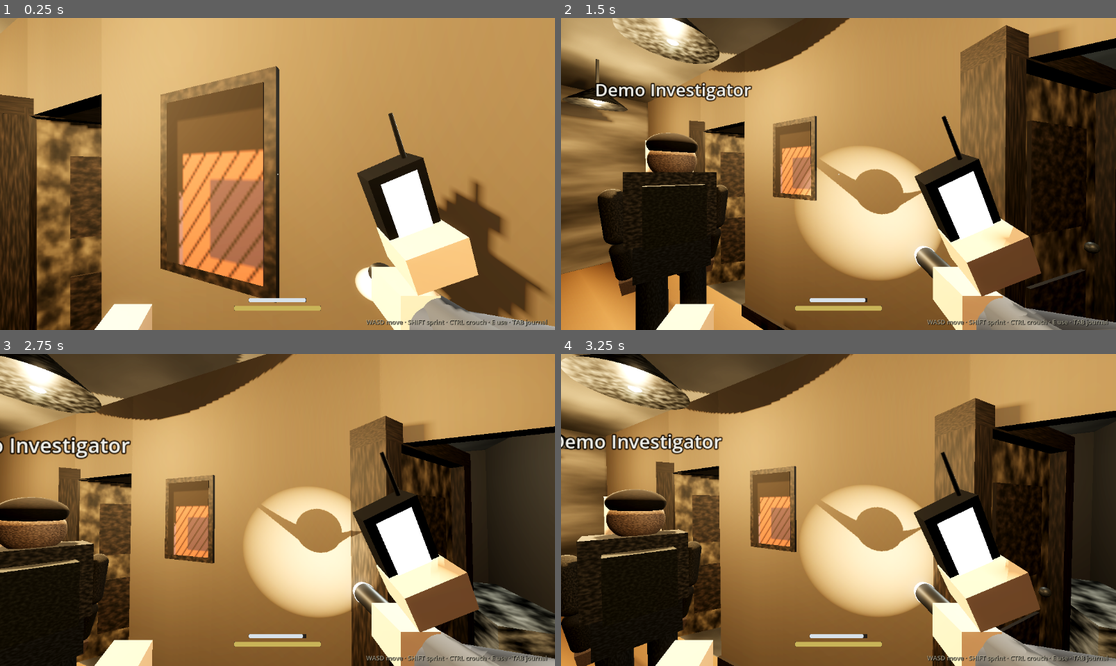
Above: before the commit, frames 1-4 (two rows, left to right).
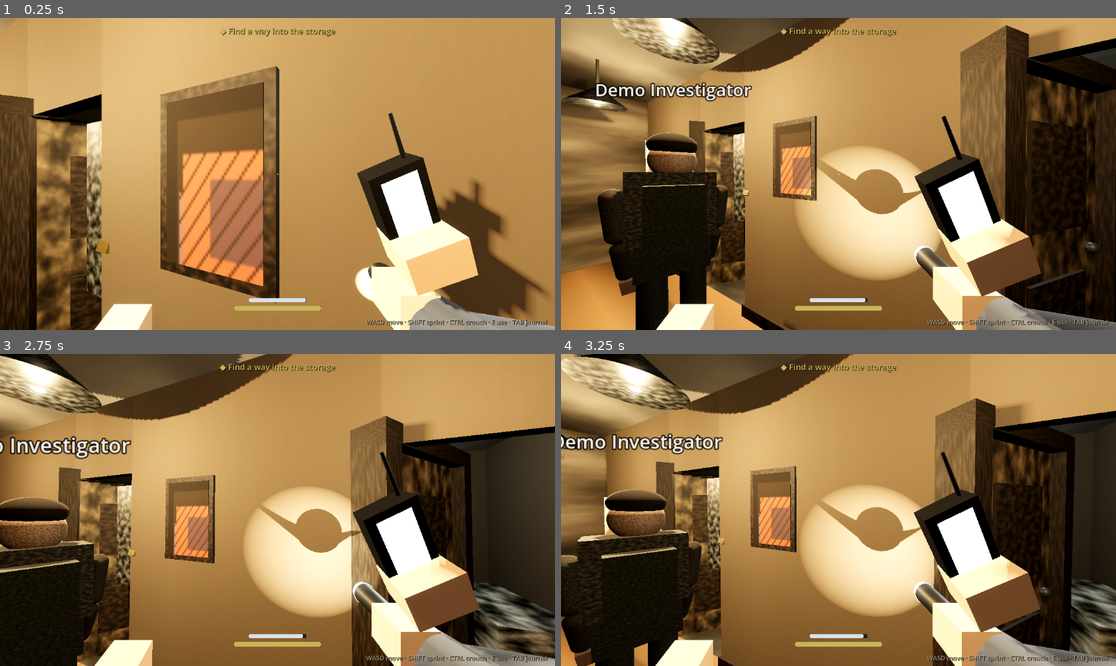
Above: after the commit, the same moments.

Repository: blastbeng/ProjectSpecterV2
Game: Godot game, scene res://scenes/match.tscn
The game is run twice, just before and just after one commit, with the same random seed, the same clock (stepped at 60 frames per second) and the same inputs. This scene is started directly instead of the project's main scene.
Inputs (mouse positions are in pixels of both pictures, inside the frame that each line leads up to):
- Up to frame 1 (0.25 s): no input
- Up to frame 2 (1.5 s): tap Enter (ui_accept) at 0.5, 0.77 s; move the mouse to (866, 174) at 0.52 s; hold Up (ui_up) from 0.53 s (still down); tap Q at 0.6 s; click (866, 174) at 0.67 s; move the mouse to (810, 174) at 1.27 s; tap Ctrl at 1.35 s
- Up to frame 3 (2.75 s): keep holding Up (ui_up); tap Enter (ui_accept) at 1.52 s; move the mouse to (288, 503) at 2.02 s; hold Shift from 2.03 s (still down)
- Up to frame 4 (3.25 s): keep holding Up (ui_up); move the mouse to (832, 516) at 2.77 s; release Shift at 2.78 s; tap Alt at 2.85 s; click (832, 516) at 2.92 s; tap Enter (ui_accept) at 3.02 s

The runs differ from the first frame. In frame 1, 1.5% of the frame differs, in the area x 15-61%, y 3-90%; in frame 2, 0.7%; in frame 3, 1.7%; in frame 4, 1.9%, in the area x 0-100%, y 0-100%.

Commit message:
feat: objective pipeline -- locked room entry, breaker panel (power up sfx), extraction gate activation, 60s escape countdown, HUD tracker+timer

Diff:
--- a/scripts/audio/sfx_generator.gd
+++ b/scripts/audio/sfx_generator.gd
@@ -55,6 +55,38 @@
 		var noise := rng.randf_range(-1.0, 1.0) * (1.0 - t / duration) * 0.35
 		noise *= 0.5 + 0.5 * sin(t * 210.0)
 		samples[i] = clampf(thump + noise, -1.0, 1.0)
+	return _to_wav(samples)
+
+
+## Objective "power restored": rising two-tone hum + relay thunk (Vision 6).
+static func power_up(seed_value := 1) -> AudioStreamWAV:
+	var rng := RandomNumberGenerator.new()
+	rng.seed = 700 + absi(seed_value)
+	var duration := 1.1
+	var n := int(duration * RATE)
+	var samples := PackedFloat32Array()
+	samples.resize(n)
+	var phase := 0.0
+	var phase2 := 0.0
+	for i in n:
+		var t := float(i) / RATE
+		# Rising hum: 55 -> 110 Hz with a fifth layered in halfway.
+		var f := 55.0 + 55.0 * minf(t / duration, 1.0)
+		phase += TAU * f / RATE
+		phase2 += TAU * f * 1.5 / RATE
+		var hum := sin(phase) * 0.4
+		var fifth := sin(phase2) * 0.22 * (0.0 if t < 0.45 else minf((t - 0.45) / 0.2, 1.0))
+		# Envelope: ramp up, hold, decay at the tail.
+		var env := minf(t / 0.15, 1.0)
+		if t > duration - 0.25:
+			env *= (duration - t) / 0.25
+		# Relay thunk at t = 0.62 s.
+		var thunk := 0.0
+		if t > 0.6 and t < 0.66:
+			thunk = sin(TAU * 90.0 * (t - 0.6)) * (0.66 - t) * 6.0
+		# Faint machine fizz.
+		var fizz := rng.randf_range(-1.0, 1.0) * 0.03 * env
+		samples[i] = clampf((hum + fifth + thunk) * env + fizz, -1.0, 1.0)
 	return _to_wav(samples)
 
 
--- /dev/null
+++ b/scripts/gameplay/breaker_panel.gd
@@ -0,0 +1,130 @@
+class_name BreakerPanel
+extends StaticBody3D
+## "Restore power" objective (Vision 6): a wall breaker panel inside the
+## seed-locked room. Interacting flips the main breaker — lever rotates,
+## screen texture turns green, a rising power-up sound plays, and the
+## locked hall door into this room unlocks. Match listens to power_restored.
+
+signal power_restored
+
+var _screen: MeshInstance3D
+var _screen_mat: StandardMaterial3D
+var _lever: Node3D
+var _flipped := false
+var _audio: AudioStreamPlayer3D
+var _on_stream: AudioStreamWAV
+
+
+func _init() -> void:
+	_build_panel()
+
+
+func _build_panel() -> void:
+	# Steel cabinet: 0.7 x 1.0 x 0.18 at chest height (Vision 5.3 scale).
+	var steel := MaterialFactory.metal()
+	var body := MeshInstance3D.new()
+	var bm := BoxMesh.new()
+	bm.size = Vector3(0.7, 1.0, 0.18)
+	body.mesh = bm
+	body.material_override = steel
+	body.position = Vector3(0, 1.45, 0)
+	add_child(body)
+
+	var cs := CollisionShape3D.new()
+	var shape := BoxShape3D.new()
+	shape.size = Vector3(0.78, 1.08, 0.26)
+	cs.shape = shape
+	cs.position = Vector3(0, 1.45, 0)
+	add_child(cs)
+
+	# Dark screen with a thin bezel; switches to green on restore.
+	_screen = MeshInstance3D.new()
+	var sm := BoxMesh.new()
+	sm.size = Vector3(0.5, 0.36, 0.02)
+	_screen.mesh = sm
+	_screen.material_override = _screen_mat_off()
+	_screen.position = Vector3(0, 1.66, 0.1)
+	add_child(_screen)
+
+	# Row of breaker switches (red handled), flip to upright on restore.
+	var red := MaterialFactory.grime(Color("8a2020"), 0.55, 0.2)
+	for i in 4:
+		var sw := MeshInstance3D.new()
+		var swm := BoxMesh.new()
+		swm.size = Vector3(0.07, 0.16, 0.06)
+		sw.mesh = swm
+		sw.material_override = red
+		sw.position = Vector3(-0.18 + 0.12 * i, 1.28, 0.1)
+		add_child(sw)
+
+	# Main lever on a pivot at its base; rotates -70 -> 0 deg on flip.
+	_lever = Node3D.new()
+	_lever.position = Vector3(0.0, 1.2, 0.1)
+	add_child(_lever)
+	var stick := MeshInstance3D.new()
+	var stm := BoxMesh.new()
+	stm.size = Vector3(0.05, 0.26, 0.05)
+	stick.mesh = stm
+	stick.material_override = MaterialFactory.metal()
+	stick.position = Vector3(0, 0.13, 0)
+	_lever.add_child(stick)
+	var grip := MeshInstance3D.new()
+	var gm := BoxMesh.new()
+	gm.size = Vector3(0.09, 0.05, 0.06)
+	grip.mesh = gm
+	grip.material_override = MaterialFactory.grime(Color("c9b458").darkened(0.3), 0.4, 0.3)
+	grip.position = Vector3(0, 0.26, 0)
+	_lever.add_child(grip)
+	_lever.rotation.x = deg_to_rad(-70.0)  # tripped (down) pose
+
+
+func _screen_mat_off() -> StandardMaterial3D:
+	var m := StandardMaterial3D.new()
+	m.albedo_color = Color("101418")
+	m.emission_enabled = true
+	m.emission = Color("3a1010")
+	m.emission_energy_multiplier = 1.2
+	m.roughness = 0.35
+	return m
+
+
+func _screen_mat_on() -> StandardMaterial3D:
+	var m := StandardMaterial3D.new()
+	m.albedo_color = Color("0e1a10")
+	m.emission_enabled = true
+	m.emission = Color("2f9e44")
+	m.emission_energy_multiplier = 2.2
+	m.roughness = 0.35
+	return m
+
+
+func _ready() -> void:
+	_on_stream = SfxGenerator.power_up(1)
+	_audio = AudioStreamPlayer3D.new()
+	_audio.stream = _on_stream
+	_audio.position = Vector3(0, 1.5, 0.2)
+	_audio.max_db = 6.0
+	add_child(_audio)
+
+
+func is_restored() -> bool:
+	return _flipped
+
+
+func interaction_prompt() -> String:
+	if _flipped:
+		return ""
+	return "E — restore power"
+
+
+func interact() -> void:
+	if _flipped:
+		return
+	_flipped = true
+	_screen.material_override = _screen_mat_on()
+	var tw := create_tween()
+	tw.tween_property(_lever, "rotation:x", 0.0, 0.35) \
+		.set_trans(Tween.TRANS_BACK).set_ease(Tween.EASE_OUT)
+	_audio.pitch_scale = randf_range(0.95, 1.05)
+	_audio.play()
+	power_restored.emit()
--- /dev/null
+++ b/scripts/gameplay/extraction_gate.gd
@@ -0,0 +1,161 @@
+class_name ExtractionGate
+extends StaticBody3D
+## Extraction gate (Vision 6 loop end): a marked doorway device in the hall.
+## Inactive = red emissive sign, solid frame blocker. activate() flips the
+## sign green and lets the player interact to start the escape countdown;
+## Match owns the timer (HUD) and the escape outcome.
+
+signal extraction_started
+
+var _active := false
+var _started := false
+var _sign_mat: StandardMaterial3D
+var _sign: MeshInstance3D
+var _barrier: StaticBody3D
+var _audio: AudioStreamPlayer3D
+var _beep: AudioStreamWAV
+var _led_mat: StandardMaterial3D
+
+
+func _init() -> void:
+	# Frame: two jambs + head, warm trim; stands free in the hall.
+	var trim := MaterialFactory.trim()
+	var metal := MaterialFactory.metal()
+	for jx in [-0.62, 0.62]:
+		var jamb := MeshInstance3D.new()
+		var jm := BoxMesh.new()
+		jm.size = Vector3(0.16, 2.5, 0.22)
+		jamb.mesh = jm
+		jamb.material_override = trim
+		jamb.position = Vector3(jx, 1.25, 0)
+		add_child(jamb)
+	var head := MeshInstance3D.new()
+	var hm := BoxMesh.new()
+	hm.size = Vector3(1.56, 0.18, 0.22)
+	head.mesh = hm
+	head.material_override = trim
+	head.position = Vector3(0, 2.5, 0)
+	add_child(head)
+
+	# Emissive sign plate above the head: red standby / green live.
+	_sign = MeshInstance3D.new()
+	var sm := BoxMesh.new()
+	sm.size = Vector3(0.9, 0.24, 0.05)
+	_sign.mesh = sm
+	_sign_mat = StandardMaterial3D.new()
+	_sign_mat.albedo_color = Color("1a0808")
+	_sign_mat.emission_enabled = true
+	_sign_mat.emission = Color("6e1010")
+	_sign_mat.emission_energy_multiplier = 2.4
+	_sign.material_override = _sign_mat
+	_sign.position = Vector3(0, 2.82, 0)
+	add_child(_sign)
+	# Sign backboard (dark frame).
+	var board := MeshInstance3D.new()
+	var bm := BoxMesh.new()
+	bm.size = Vector3(1.0, 0.3, 0.03)
+	board.mesh = bm
+	board.material_override = metal
+	board.position = Vector3(0, 2.82, -0.02)
+	add_child(board)
+
+	# Device box under the sign on the active side.
+	var device := MeshInstance3D.new()
+	var dm := BoxMesh.new()
+	dm.size = Vector3(0.34, 0.5, 0.16)
+	device.mesh = dm
+	device.material_override = metal
+	device.position = Vector3(0.52, 1.4, 0.14)
+	add_child(device)
+	var led := MeshInstance3D.new()
+	var lm := SphereMesh.new()
+	lm.radius = 0.03
+	lm.height = 0.06
+	led.mesh = lm
+	_led_mat = StandardMaterial3D.new()
+	_led_mat.albedo_color = Color("200808")
+	_led_mat.emission_enabled = true
+	_led_mat.emission = Color("6e1010")
+	_led_mat.emission_energy_multiplier = 2.0
+	led.material_override = _led_mat
+	led.position = Vector3(0.52, 1.62, 0.23)
+	add_child(led)
+
+	# Collision: jamb bars always block; the middle barrier drops on escape.
+	for jx in [-0.52, 0.52]:
+		var jbody := CollisionShape3D.new()
+		var jshape := BoxShape3D.new()
+		jshape.size = Vector3(0.2, 2.5, 0.24)
+		jbody.shape = jshape
+		jbody.position = Vector3(jx, 1.25, 0)
+		add_child(jbody)
+	_barrier = StaticBody3D.new()
+	_barrier.name = "Barrier"
+	var bcs := CollisionShape3D.new()
+	var bshape := BoxShape3D.new()
+	bshape.size = Vector3(0.86, 2.4, 0.14)
+	bcs.shape = bshape
+	bcs.position = Vector3(0, 1.2, 0)
+	_barrier.add_child(bcs)
+	add_child(_barrier)
+	# Device box solid collision.
+	var dcs := CollisionShape3D.new()
+	var dshape := BoxShape3D.new()
+	dshape.size = Vector3(0.36, 0.52, 0.18)
+	dcs.shape = dshape
+	dcs.position = Vector3(0.52, 1.4, 0.14)
+	add_child(dcs)
+
+
+func _ready() -> void:
+	_beep = SfxGenerator.click()
+	_audio = AudioStreamPlayer3D.new()
+	_audio.stream = _beep
+	_audio.position = Vector3(0.52, 1.7, 0.1)
+	_audio.max_db = 4.0
+	add_child(_audio)
+
+
+func is_active() -> bool:
+	return _active
+
+
+func is_started() -> bool:
+	return _started
+
+
+func interaction_prompt() -> String:
+	if _started:
+		return ""
+	if _active:
+		return "E — start extraction countdown"
+	return ""
+
+
+## Objectives complete: sign turns green, countdown can be armed.
+func activate() -> void:
+	if _active or _started:
+		return
+	_active = true
+	_sign_mat.emission = Color("2f9e44")
+	_sign_mat.emission_energy_multiplier = 2.8
+	_led_mat.emission = Color("2f9e44")
+	_audio.pitch_scale = 1.4
+	_audio.play()
+
+
+func interact() -> void:
+	if not _active or _started:
+		return
+	_started = true
+	_barrier.collision_layer = 0  # drop the middle barrier: escape is open
+	_audio.pitch_scale = 1.9
+	_audio.play()
+	extraction_started.emit()
+
+
+func deactivate() -> void:
+	_active = false
+	_sign_mat.emission = Color("6e1010")
+	_sign_mat.emission_energy_multiplier = 2.4
+	_led_mat.emission = Color("6e1010")
--- a/scripts/gameplay/match.gd
+++ b/scripts/gameplay/match.gd
@@ -1,18 +1,27 @@
 extends Node3D
 ## Match scene: assembles night environment, the first dressed room and the
 ## player spawn. Procedural building grows here iteration by iteration.
+## Objective pipeline (Vision 6): get into the locked room -> restore power
+## (unlock) -> arm extraction -> survive a 60 s loud countdown to escape.
 
 const PLAYER_SPAWN := Vector3(2.9, 0.1, 4.1)
 const HOUSE_SEED := 20260831
+const EXTRACT_TIME_S := 60.0
 
 var _hud: MatchHUD
 var _player: PlayerController
 var _journal: Journal
 var _powers: EntityPowers
+var _house: HouseBuilder
 var _demo_avatar: InvestigatorAvatar
+var _extract_gate: ExtractionGate
 # peer id -> remote avatar (Vision 5.2)
 var _remote_avatars := {}
 var _toast_cooldown := 0.0
+# Objective stage machine: "locked_room" -> "power" -> "extract" -> "flee".
+var _stage := "locked_room"
+var _extract_left := 0.0
+var _extract_running := false
 
 
 func _ready() -> void:
@@ -21,6 +30,7 @@
 	var house := HouseBuilder.new()
 	house.seed_value = HOUSE_SEED
 	add_child(house)
+	_house = house
 	_player = PlayerController.new()
 	_player.name = "Player"
 	add_child(_player)
@@ -56,6 +66,14 @@
 	_powers.name = "EntityPowers"
 	add_child(_powers)
 	_powers.setup(house, _player)
+	# Objective pipeline (Vision 6): breaker inside the locked room + the
+	# extraction gate at the hall's west end unlock the escape countdown.
+	if house.breaker != null:
+		house.breaker.power_restored.connect(_on_power_restored)
+	for door in house.doors_for_room(house.locked_room()):
+		(door as InteractableDoor).state_changed.connect(_on_locked_door_opened)
+	_spawn_extract_gate()
+	_hud.set_objective(_objective_text())
 
 
 func _process(delta: float) -> void:
@@ -67,6 +85,66 @@
 		_hud.stamina_bar.value = _player.stamina_ratio()
 		_hud.battery_bar.value = _player.flashlight.battery_ratio()
 		_hud.set_emf(_player.emf.strength, _player.emf.level)
+	if _extract_running:
+		_extract_left -= delta
+		_hud.set_extract_timer(maxf(_extract_left, 0.0))
+		if _extract_left <= 0.0:
+			_extract_running = false
+			_hud.show_extract_failed()
+
+
+func _objective_text() -> String:
+	match _stage:
+		"locked_room":
+			return "Find a way into the %s" % _house.locked_room().to_lower()
+		"power":
+			return "Restore power (breaker is in the %s)" % _house.locked_room().to_lower()
+		"extract":
+			return "Reach the extraction gate (hall, west end)"
+		"flee":
+			return "ESCAPE — through the gate, NOW!"
+	return ""
+
+
+func _on_locked_door_opened(_open: bool) -> void:
+	# The padlocked objective room's door moved; if it is now open and not
+	# locked, the investigators found their way in: advance to power stage.
+	if _stage != "locked_room":
+		return
+	var door := _house.door_to(_house.locked_room())
+	if door != null and not door.is_locked() and door.is_open():
+		_stage = "power"
+		_hud.set_objective(_objective_text())
+
+
+func _on_power_restored() -> void:
+	if _stage == "done":
+		return
+	# Power back: the locked room's door unlocks, extraction activates.
+	for door in _house.doors_for_room(_house.locked_room()):
+		(door as InteractableDoor).unlock()
+	_stage = "extract"
+	_extract_gate.activate()
+	_hud.set_objective(_objective_text())
+	_toast("Power restored — extraction is active")
+
+
+func _on_extraction_started() -> void:
+	_extract_running = true
+	_extract_left = EXTRACT_TIME_S
+	_stage = "flee"
+	_hud.show_extract_countdown(EXTRACT_TIME_S)
+	_hud.set_objective(_objective_text())
+
+
+func _spawn_extract_gate() -> void:
+	_extract_gate = ExtractionGate.new()
+	_extract_gate.name = "ExtractionGate"
+	add_child(_extract_gate)
+	# West end of the hall, facing along the corridor (z-run ends at x=0).
+	_extract_gate.position = Vector3(0.55, 0.0, 3.85)
+	_extract_gate.rotation.y = deg_to_rad(-90.0)
+	_extract_gate.extraction_started.connect(_on_extraction_started)
 	# Drive remote avatars from the latest relayed motion.
 	for id in _remote_avatars:
 		if Net.remote_motion.has(id):
--- a/scripts/procedural/house_builder.gd
+++ b/scripts/procedural/house_builder.gd
@@ -100,6 +100,8 @@
 ## EMF evidence hotspots (Vision 6): seeded points the EMF reader reacts to;
 ## each carries {pos, kind, room} for journal identification later.
 var emf_hotspots: Array = []
+## The "restore power" breaker panel (spawned inside the locked room).
+var breaker: BreakerPanel
 
 ## Door assembly in an X-run doorway. face 0: hinge at west jamb, swings -z.
 ## door_center_x is converted to the opening center (hinge edge + DOOR_W/2).
@@ -540,6 +542,30 @@
 	var door := door_to(_seeded_lock_room)
 	if door != null:
 		door.set_locked(true)
+	_spawn_breaker()
+
+
+## Breaker panel inside the locked room, on a wall away from the doorway
+## (Vision 6 "restore power"): the objective interactable the padlock guards.
+func _spawn_breaker() -> void:
+	var bounds := _room_bounds(_seeded_lock_room)
+	var panel := BreakerPanel.new()
+	panel.name = "BreakerPanel"
+	var face := 0.0
+	var pos := Vector3.ZERO
+	# Mount on the north wall of south rooms (face +z), or the south wall of
+	# north rooms (face -z); hug the wall 1.1 m from the room's west edge.
+	var z_mid := (bounds.position.y + bounds.end.y) / 2.0
+	if _seeded_lock_room in ["Kitchen", "Bedroom"]:
+		pos = Vector3(bounds.position.x + 1.1, 0.0, bounds.end.y - 0.11)
+		face = 180.0
+	else:
+		pos = Vector3(bounds.position.x + 1.1, 0.0, bounds.position.y + 0.11)
+		face = 0.0
+	add_child(panel)
+	panel.position = pos
+	panel.rotation.y = deg_to_rad(face)
+	breaker = panel
 
 
 ## The room whose door starts locked, from the layout seed.
--- a/scripts/ui/match_hud.gd
+++ b/scripts/ui/match_hud.gd
@@ -8,6 +8,8 @@
 var battery_bar: ProgressBar
 var emf_bar: ProgressBar
 var emf_label: Label
+var objective_label: Label
+var extract_label: Label
 
 func _ready() -> void:
 	prompt_label = Label.new()
@@ -119,6 +121,41 @@
 	emf_label.visible = false
 	add_child(emf_label)
 
+	# Objective tracker, top-center (Vision 5.9).
+	objective_label = Label.new()
+	objective_label.text = ""
+	objective_label.anchor_left = 0.5
+	objective_label.anchor_right = 0.5
+	objective_label.anchor_top = 0.0
+	objective_label.anchor_bottom = 0.0
+	objective_label.grow_horizontal = Control.GROW_DIRECTION_BOTH
+	objective_label.offset_top = 14.0
+	objective_label.horizontal_alignment = HORIZONTAL_ALIGNMENT_CENTER
+	objective_label.add_theme_font_size_override("font_size", 17)
+	objective_label.add_theme_color_override("font_color", Color("c9b458"))
+	objective_label.add_theme_color_override("font_shadow_color", Color(0, 0, 0, 0.8))
+	objective_label.add_theme_constant_override("shadow_offset_x", 1)
+	objective_label.add_theme_constant_override("shadow_offset_y", 1)
+	add_child(objective_label)
+
+	# Extraction countdown, big and alarming, appears under the objective.
+	extract_label = Label.new()
+	extract_label.text = ""
+	extract_label.anchor_left = 0.5
+	extract_label.anchor_right = 0.5
+	extract_label.anchor_top = 0.0
+	extract_label.anchor_bottom = 0.0
+	extract_label.grow_horizontal = Control.GROW_DIRECTION_BOTH
+	extract_label.offset_top = 40.0
+	extract_label.horizontal_alignment = HORIZONTAL_ALIGNMENT_CENTER
+	extract_label.add_theme_font_size_override("font_size", 30)
+	extract_label.add_theme_color_override("font_color", Color("d84a3a"))
+	extract_label.add_theme_color_override("font_shadow_color", Color(0, 0, 0, 0.85))
+	extract_label.add_theme_constant_override("shadow_offset_x", 2)
+	extract_label.add_theme_constant_override("shadow_offset_y", 2)
+	extract_label.visible = false
+	add_child(extract_label)
+
 	# Bottom-right hint line (Vision 5.9 HUD) — mirrors keybinds to the player.
 	var hint := Label.new()
 	hint.text = "WASD move · SHIFT sprint · CTRL crouch · E use · TAB journal"
@@ -147,3 +184,24 @@
 func set_emf(strength01: float, level5: int) -> void:
 	emf_bar.value = clampf(strength01, 0.0, 1.0)
 	emf_label.text = "LV %d" % level5 if strength01 > 0.02 else ""
+
+
+## Objective tracker line, top-center.
+func set_objective(text: String) -> void:
+	objective_label.text = "◆ %s" % text if text != "" else ""
+
+
+## Loud countdown under the objective once extraction is armed.
+func show_extract_countdown(seconds: float) -> void:
+	extract_label.visible = true
+	extract_label.add_theme_color_override("font_color", Color("d84a3a"))
+	set_extract_timer(seconds)
+
+
+func set_extract_timer(seconds: float) -> void:
+	extract_label.text = "ESCAPE IN %d" % int(ceilf(seconds))
+
+
+func show_extract_failed() -> void:
+	extract_label.text = "EXTRACTION LOST"
+	extract_label.add_theme_color_override("font_color", Color("8a2020"))
--- /dev/null
+++ b/tests/test_objectives.gd
@@ -0,0 +1,113 @@
+extends SceneTree
+## Objective pipeline headless check (Vision 6):
+## locked room door -> breaker inside -> door unlocks, extraction activates;
+## gate interact -> countdown starts and ticks; timer expiry flags failure.
+
+const MATCH_SCENE := "res://scenes/match.tscn"
+const PASS_S := "TEST_OBJECTIVES_RESULT=PASS"
+const FAIL_S := "TEST_OBJECTIVES_RESULT=FAIL"
+
+
+func _init() -> void:
+	call_deferred("_run")
+
+
+func _fail(msg: String) -> void:
+	print(FAIL_S, " ", msg)
+	quit(1)
+
+
+func _run() -> void:
+	var scene: Node = (load(MATCH_SCENE) as PackedScene).instantiate()
+	root.add_child(scene)
+	for i in 6:
+		await process_frame
+
+	var match_node: Node = root.get_node("Match")
+	var house: HouseBuilder = null
+	for child in match_node.get_children():
+		if child is HouseBuilder:
+			house = child
+	var hud: MatchHUD = null
+	var gate: ExtractionGate = null
+	for child in match_node.get_children():
+		if child is MatchHUD:
+			hud = child
+		if child is ExtractionGate:
+			gate = child
+	if house == null or hud == null or gate == null:
+		_fail("missing house/hud/extraction gate")
+		return
+
+	# --- stage 1: locked room door is padlocked at start ---
+	var lock_room := house.locked_room()
+	if lock_room == "":
+		_fail("no seed-locked room")
+		return
+	var door := house.door_to(lock_room)
+	if door == null or not door.is_locked():
+		_fail("locked room door is not locked")
+		return
+	if not hud.objective_label.text.contains("way into"):
+		_fail("objective line wrong at start: '%s'" % hud.objective_label.text)
+		return
+
+	# --- stage 1 -> 2: opening the (unlocked-by-test) door advances stage ---
+	door.unlock()  # in-game the entity/key flow unlocks; here direct
+	door.interact()  # open fires state_changed(true) -> match advances
+	for i in 5:
+		await process_frame
+	if match_node._stage != "power":
+		_fail("stage did not advance to power after door open (=%s)" % match_node._stage)
+		return
+
+	# --- breaker: flip it -> door unlocks + gate activates + stage extract --
+	var br := house.breaker
+	if br == null:
+		_fail("breaker panel missing")
+		return
+	if br.interaction_prompt() == "":
+		_fail("breaker prompt empty before flip")
+		return
+	br.interact()
+	for i in 10:
+		await process_frame
+	if not br.is_restored():
+		_fail("breaker did not flip")
+		return
+	if door.is_locked():
+		_fail("locked-room door still locked after power restore")
+		return
+	if not gate.is_active():
+		_fail("extraction gate not activated after power restore")
+		return
+	if match_node._stage != "extract":
+		_fail("stage did not advance to extract (=%s)" % match_node._stage)
+		return
+	if not hud.objective_label.text.contains("extraction"):
+		_fail("objective line not updated to extraction")
+		return
+
+	# --- gate interact -> countdown runs and visibly ticks down ------------
+	gate.interact()
+	for i in 10:
+		await process_frame
+	if not match_node._extract_running:
+		_fail("extraction countdown not running")
+		return
+	if not gate.is_started():
+		_fail("gate did not mark started")
+		return
+	if not hud.extract_label.visible:
+		_fail("countdown label not shown")
+		return
+	var t0: float = match_node._extract_left
+	for i in 30:
+		await physics_frame
+	var t1: float = match_node._extract_left
+	if t1 >= t0:
+		_fail("countdown not ticking (t0=%f t1=%f)" % [t0, t1])
+		return
+
+	print(PASS_S)
+	quit(0)
Not shown, added: scripts/gameplay/breaker_panel.gd.uid
Not shown, added: scripts/gameplay/extraction_gate.gd.uid
Not shown, added: tests/test_objectives.gd.uid
